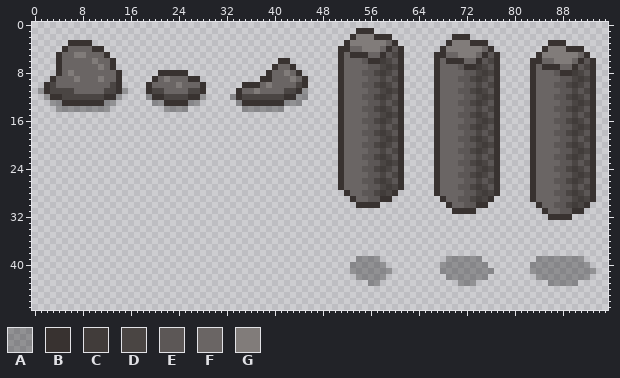
Sprite sheet, stored at graphics/structures/rocks.png. The first picture shows the starting point.
The file is 96x48 pixels.
Palette (. is transparent): A #0000004b  B #383230  C #413c3a  D #4a4543  E #5c5756  F #6a6564  G #817c7a
Pixels before (only the part around the change), first column x 36:
 0 ............................................................
 1 ..................BBB.......................................
 2 .................BGGGBBB..........BBB.......................
 3 ................BGGGGGGFB........BGGGBBB..........BBB.......
 4 ...............BBFFGGGFBEB......BGGGGGGFB........BGGGBBB....
 5 ...............BFBBBFFBEDB.....BBFFGGGFBEB......BGGGGGGFB...
 6 .....BB........BFFFEBBCDEB.....BFBBBFFBEDB.....BBFFGGGFBEB..
 7 ....BFFB.......BFFFFEEDCDB.....BFFFEBBCDEB.....BFBBBFFBEDB..
 8 ...BFFGFB......BFFFEEDCDEB.....BFFFFEEDCDB.....BFFFEBBCDEB..
 9 ..BBFFFGFB.....BFFFFEEDEDB.....BFFFEEDCDEB.....BFFFFEEDCDB..
10 BBFGFFFFDB.....BFFFEEDCDEB.....BFFFFEEDEDB.....BFFFEEDCDEB..
11 FGFFFFDDBA.....BFFFFEEDCDB.....BFFFEEDCDEB.....BFFFFEEDEDB..
12 DDDDDDBBAA.....BFFFEEDCDEB.....BFFFFEEDCDB.....BFFFEEDCDEB..
13 BBBBBBAAA......BFFFFEEDEDB.....BFFFEEDCDEB.....BFFFFEEDCDB..
14 AAAAAA.........BFFFEEDCDEB.....BFFFFEEDEDB.....BFFFEEDCDEB..
15 ...............BFFFFEEDCDB.....BFFFEEDCDEB.....BFFFFEEDEDB..
16 ...............BFFFEEDCDEB.....BFFFFEEDCDB.....BFFFEEDCDEB..
17 ...............BFFFFEEDEDB.....BFFFEEDCDEB.....BFFFFEEDCDB..
18 ...............BFFFEEDCDEB.....BFFFFEEDEDB.....BFFFEEDCDEB..
19 ...............BFFFFEEDCDB.....BFFFEEDCDEB.....BFFFFEEDEDB..
20 ...............BFFFEEDCDEB.....BFFFFEEDCDB.....BFFFEEDCDEB..
21 ...............BFFFFEEDEDB.....BFFFEEDCDEB.....BFFFFEEDCDB..
22 ...............BFFFEEDCDEB.....BFFFFEEDEDB.....BFFFEEDCDEB..
23 ...............BFFFFEEDCDB.....BFFFEEDCDEB.....BFFFFEEDEDB..
24 ...............BFFFEEDCDEB.....BFFFFEEDCDB.....BFFFEEDCDEB..
25 ...............BFFFFEEDEDB.....BFFFEEDCDEB.....BFFFFEEDCDB..
26 ...............BFFFEEDCDEB.....BFFFFEEDEDB.....BFFFEEDCDEB..
27 ...............BFFFFEEDCDB.....BFFFEEDCDEB.....BFFFFEEDEDB..
28 ................BFFEEDCDB......BFFFFEEDCDB.....BFFFEEDCDEB..
29 .................BFFEEBB........BFFEEDCDB......BFFFFEEDCDB..
30 ..................BBBB...........BFFEEBB........BFFEEDCDB...
31 ..................................BBBB...........BFFEEBB....
32 ..................................................BBBB......
33 ............................................................
34 ............................................................
35 ............................................................
36 ............................................................
37 ............................................................
38 ............................................................
39 ..................AAAA...........AAAAAA.........AAAAAAAA....
40 .................AAAAAA.........AAAAAAAA.......AAAAAAAAAA...
41 .................AAAAAAA........AAAAAAAAA......AAAAAAAAAAA..
42 ..................AAAAA..........AAAAAAA........AAAAAAAAA...
43 ....................AA.............AAA............AAAAA.....
44 ............................................................
45 ............................................................
46 ............................................................
47 ............................................................
And afterwards:
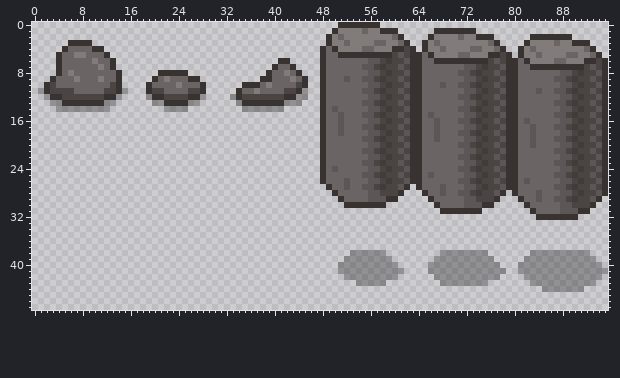
What changed:
y 0: x 51..57 ....... -> BBBBBBB
y 1: x 50..60 ....BBB.... -> BGGGGFGGBBB; x 67..73 ....... -> BBBBBBB
y 2: x 49..53 ....B -> BGFGG; x 57..61 BBB.. -> GGGFB; x 66..76 ....BBB.... -> BGGGGFGGBBB; x 83..89 ....... -> BBBBBBB
y 3: x 49..52 ...B -> BGGF; x 57..62 GGFB.. -> FFGGFB; x 65..69 ....B -> BGFGG; x 73..77 BBB.. -> GGGFB; x 82..92 ....BBB.... -> BGGGGFGGBBB
y 4: x 48..56 ...BBFFGG -> BFBGGGGFF; x 58..60 FBE -> GGB; x 62..63 .. -> DB; x 65..68 ...B -> BGGF; x 73..78 GGFB.. -> FFGGFB; x 81..85 ....B -> BGFGG; x 89..93 BBB.. -> GGGFB
y 5: x 48..50 ... -> BFF; x 52 F -> B; x 56..57 FF -> BB; x 59 E -> B; x 61..72 B.....BBFFGG -> EDBBFBGGGGFF; x 74..76 FBE -> GGB; x 78..79 .. -> DB; x 81..84 ...B -> BGGF; x 89..94 GGFB.. -> FFGGFB
y 6: x 48..51 ...B -> BFFF; x 55..66 EBBCDEB..... -> FEEDCDDEBBFF; x 68 F -> B; x 72..73 FF -> BB; x 75 E -> B; x 77..88 B.....BBFFGG -> EDBBFBGGGGFF; x 90..92 FBE -> GGB; x 94..95 .. -> DB
y 7: x 48..51 ...B -> BFFF; x 55 F -> E; x 57..59 EDC -> DCD; x 61..67 B.....B -> EDBBFFF; x 71..82 EBBCDEB..... -> FEEDCDDEBBFF; x 84 F -> B; x 88..89 FF -> BB; x 91 E -> B; x 93..95 B.. -> EDB
y 8: x 48..51 ...B -> BFFF; x 55 E -> F; x 57..67 DCDEB.....B -> EDCDDEBBFFF; x 71 F -> E; x 73..75 EDC -> DCD; x 77..83 B.....B -> EDBBFFF; x 87..95 EBBCDEB.. -> FEEDCDDEB
y 9: x 48..52 ...BF -> BFFFE; x 55 F -> E; x 57..59 EDE -> DCD; x 61..67 B.....B -> EDBBFFF; x 71 E -> F; x 73..83 DCDEB.....B -> EDCDDEBBFFF; x 87 F -> E; x 89..91 EDC -> DCD; x 93..95 B.. -> EDB
y 10: x 48..51 ...B -> BFFF; x 55 E -> F; x 57..68 DCDEB.....BF -> EDCDDEBBFFFE; x 71 F -> E; x 73..75 EDE -> DCD; x 77..83 B.....B -> EDBBFFF; x 87 E -> F; x 89..95 DCDEB.. -> EDCDDEB
y 11: x 48..51 ...B -> BFFF; x 55 F -> E; x 57..59 EDC -> DCD; x 61..67 B.....B -> EDBBFFF; x 71 E -> F; x 73..84 DCDEB.....BF -> EDCDDEBBFFFE; x 87 F -> E; x 89..91 EDE -> DCD; x 93..95 B.. -> EDB
y 12: x 48..51 ...B -> BFFF; x 55 E -> F; x 57..67 DCDEB.....B -> EDCDDEBBFFF; x 71 F -> E; x 73..75 EDC -> DCD; x 77..83 B.....B -> EDBBFFF; x 87 E -> F; x 89..95 DCDEB.. -> EDCDDEB
y 13: x 48..51 ...B -> BFFF; x 55 F -> E; x 57..59 EDE -> DCD; x 61..67 B.....B -> EDBBFFF; x 71 E -> F; x 73..83 DCDEB.....B -> EDCDDEBBFFF; x 87 F -> E; x 89..91 EDC -> DCD; x 93..95 B.. -> EDB
y 14: x 48..51 ...B -> BFEF; x 55 E -> F; x 57..67 DCDEB.....B -> EDCDDEBBFFF; x 71 F -> E; x 73..75 EDE -> DCD; x 77..83 B.....B -> EDBBFFF; x 87 E -> F; x 89..95 DCDEB.. -> EDCDDEB
y 15: x 48..51 ...B -> BFFE; x 55 F -> E; x 57..59 EDC -> DCD; x 61..67 B.....B -> EDBBFEF; x 71 E -> F; x 73..83 DCDEB.....B -> EDCDDEBBFFF; x 87 F -> E; x 89..91 EDE -> DCD; x 93..95 B.. -> EDB
y 16: x 48..51 ...B -> BFFE; x 55 E -> F; x 57..67 DCDEB.....B -> EDCDDEBBFFE; x 71 F -> E; x 73..75 EDC -> DCD; x 77..83 B.....B -> EDBBFEF; x 87 E -> F; x 89..95 DCDEB.. -> EDCDDEB
y 17: x 48..51 ...B -> BFFE; x 55 F -> E; x 57..59 EDE -> DCD; x 61..67 B.....B -> EDBBFFE; x 71 E -> F; x 73..83 DCDEB.....B -> EDCDDEBBFFE; x 87 F -> E; x 89..91 EDC -> DCD; x 93..95 B.. -> EDB
y 18: x 48..51 ...B -> BFFE; x 55 E -> F; x 57..67 DCDEB.....B -> EDCDDEBBFFE; x 71 F -> E; x 73..75 EDE -> DCD; x 77..83 B.....B -> EDBBFFE; x 87 E -> F; x 89..95 DCDEB.. -> EDCDDEB
y 19: x 48..51 ...B -> BFFF; x 55 F -> E; x 57..59 EDC -> DCD; x 61..67 B.....B -> EDBBFFE; x 71 E -> F; x 73..83 DCDEB.....B -> EDCDDEBBFFE; x 87 F -> E; x 89..91 EDE -> DCD; x 93..95 B.. -> EDB
y 20: x 48..51 ...B -> BFFF; x 55 E -> F; x 57..67 DCDEB.....B -> EDCDDEBBFFF; x 71 F -> E; x 73..75 EDC -> DCD; x 77..83 B.....B -> EDBBFFE; x 87 E -> F; x 89..95 DCDEB.. -> EDCDDEB
y 21: x 48..51 ...B -> BFFF; x 55 F -> E; x 57..59 EDE -> DCD; x 61..67 B.....B -> EDBBFFF; x 71 E -> F; x 73..83 DCDEB.....B -> EDCDDEBBFFF; x 87 F -> E; x 89..91 EDC -> DCD; x 93..95 B.. -> EDB
y 22: x 48..51 ...B -> BFFF; x 55 E -> F; x 57..67 DCDEB.....B -> EDCDDEBBFFF; x 71 F -> E; x 73..75 EDE -> DCD; x 77..83 B.....B -> EDBBFFF; x 87 E -> F; x 89..95 DCDEB.. -> EDCDDEB
y 23: x 48..51 ...B -> BFFF; x 55 F -> E; x 57..59 EDC -> DCD; x 61..67 B.....B -> EDBBFFF; x 71 E -> F; x 73..83 DCDEB.....B -> EDCDDEBBFFF; x 87 F -> E; x 89..91 EDE -> DCD; x 93..95 B.. -> EDB
y 24: x 48..51 ...B -> BFEF; x 55 E -> F; x 57..67 DCDEB.....B -> EDCDDEBBFFF; x 71 F -> E; x 73..75 EDC -> DCD; x 77..83 B.....B -> EDBBFFF; x 87 E -> F; x 89..95 DCDEB.. -> EDCDDEB
y 25: x 48..51 ...B -> BFFF; x 55 F -> E; x 57..59 EDE -> DCD; x 61..67 B.....B -> EDBBFEF; x 71 E -> F; x 73..83 DCDEB.....B -> EDCDDEBBFFF; x 87 F -> E; x 89..91 EDC -> DCD; x 93..95 B.. -> EDB
y 26: x 48..52 ...BF -> BFFFE; x 55 E -> F; x 57..67 DCDEB.....B -> EDCDDEBBFFF; x 71 F -> E; x 73..75 EDE -> DCD; x 77..83 B.....B -> EDBBFEF; x 87 E -> F; x 89..95 DCDEB.. -> EDCDDEB
y 27: x 49..52 ..BF -> BFFE; x 55 F -> E; x 57..59 EDC -> DCD; x 61..62 B. -> EB; x 64..68 ...BF -> BFFFE; x 71 E -> F; x 73..83 DCDEB.....B -> EDCDDEBBFFF; x 87 F -> E; x 89..91 EDE -> DCD; x 93..95 B.. -> EDB
y 28: x 50..52 ..B -> BFF; x 55 E -> F; x 57..58 DC -> ED; x 60..61 B. -> DB; x 65..68 ..BF -> BFFE; x 71 F -> E; x 73..75 EDC -> DCD; x 77..78 B. -> EB; x 80..84 ...BF -> BFFFE; x 87 E -> F; x 89..95 DCDEB.. -> EDCDDEB
y 29: x 51..53 ..B -> BFF; x 58 B -> E; x 60 . -> B; x 66..68 ..B -> BFF; x 71 E -> F; x 73..74 DC -> ED; x 76..77 B. -> DB; x 81..84 ..BF -> BFFE; x 87 F -> E; x 89..91 EDC -> DCD; x 93..94 B. -> EB
y 30: x 52..53 .. -> BB; x 58 . -> B; x 67..69 ..B -> BFF; x 74 B -> E; x 76 . -> B; x 82..84 ..B -> BFF; x 87 E -> F; x 89..90 DC -> ED; x 92..93 B. -> DB
y 31: x 68..69 .. -> BB; x 74 . -> B; x 83..85 ..B -> BFF; x 90 B -> E; x 92 . -> B
y 32: x 84..85 .. -> BB; x 90 . -> B
y 38: x 53..58 ...... -> AAAAAA; x 68..75 ........ -> AAAAAAAA; x 83..92 .......... -> AAAAAAAAAA
y 39: x 52..53 .. -> AA; x 58..59 .. -> AA; x 67..68 .. -> AA; x 75..76 .. -> AA; x 82..83 .. -> AA; x 92..93 .. -> AA
y 40: x 51..52 .. -> AA; x 59..60 .. -> AA; x 66..67 .. -> AA; x 76..77 .. -> AA; x 81..82 .. -> AA; x 93..94 .. -> AA
y 41: x 51..52 .. -> AA; x 60..61 .. -> AA; x 66..67 .. -> AA; x 77..78 .. -> AA; x 81..82 .. -> AA; x 94..95 .. -> AA
y 42: x 52..53 .. -> AA; x 59..60 .. -> AA; x 67..68 .. -> AA; x 76..77 .. -> AA; x 82..83 .. -> AA; x 93..94 .. -> AA
y 43: x 54..55 .. -> AA; x 58 . -> A; x 68..70 ... -> AAA; x 74..75 .. -> AA; x 83..85 ... -> AAA; x 91..93 ... -> AAA
y 44: x 85..91 ....... -> AAAAAAA
Pixel boxes of the changes (left, top, right, bottom) in both pictures:
changed: (320, 22, 608, 220)
added: (338, 250, 404, 286)
added: (428, 250, 608, 292)
